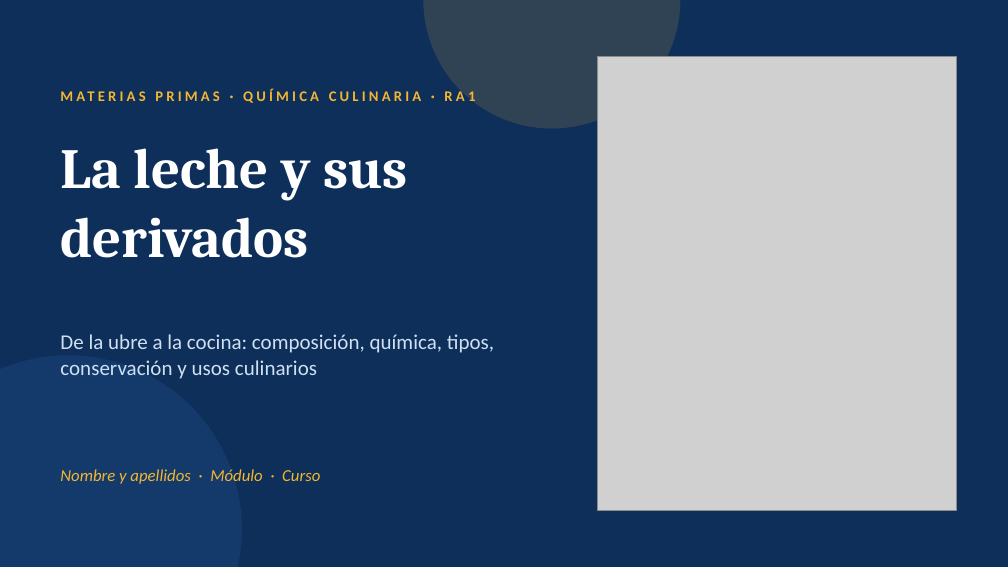
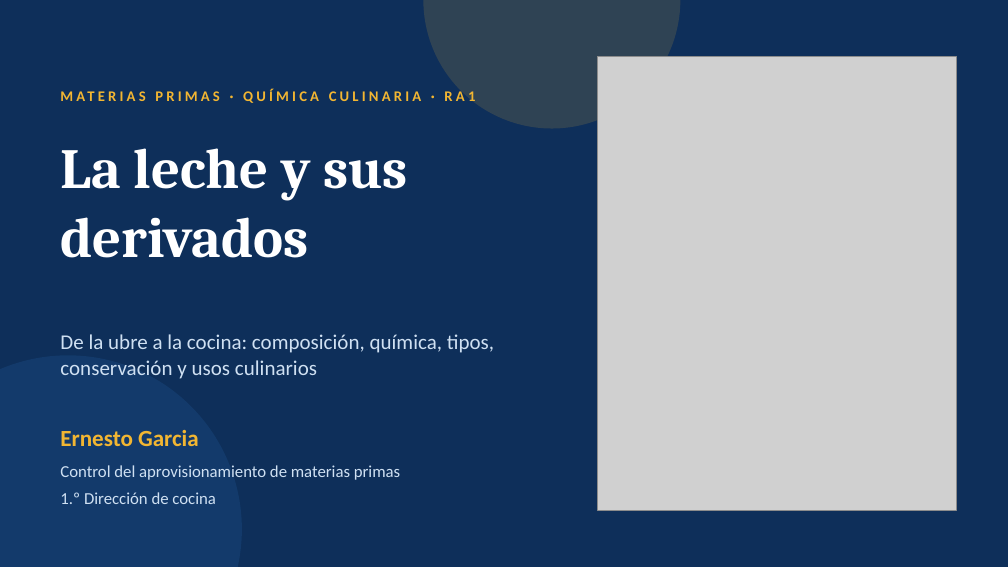
Before and after one commit to WhosErnest/YourFlyouts, a slide deck: slide 1 of presentacion-leche/La_leche_y_sus_derivados.pptx. Drawn at 1008x567 pixels with LibreOffice and Linux fonts; fonts in the diff are those of the drawing; grey boxes stand for pictures. Boxes give left, top, right and bottom in pixels: in the first picture for what was removed or moved away, otherwise in the second. Text is boxed around its words. In the diff, an @@ line names an element or a change of style, - is before the commit and + after.

```diff
--- a/presentacion-leche/La_leche_y_sus_derivados.pptx
+++ b/presentacion-leche/La_leche_y_sus_derivados.pptx
@@ text at [60, 430, 199, 446]: text changed; size 16 to 22 pt; bold on; italic off @@
-Nombre y apellidos · Módulo · Curso
+Ernesto Garcia
@@ text added at [60, 465, 400, 480], 16 pt, text #CFE0F2 @@
+Control del aprovisionamiento de materias primas
@@ text added at [60, 492, 216, 504], 16 pt, text #CFE0F2 @@
+1.º Dirección de cocina
```
Also in this commit, not shown: 1 other file.
